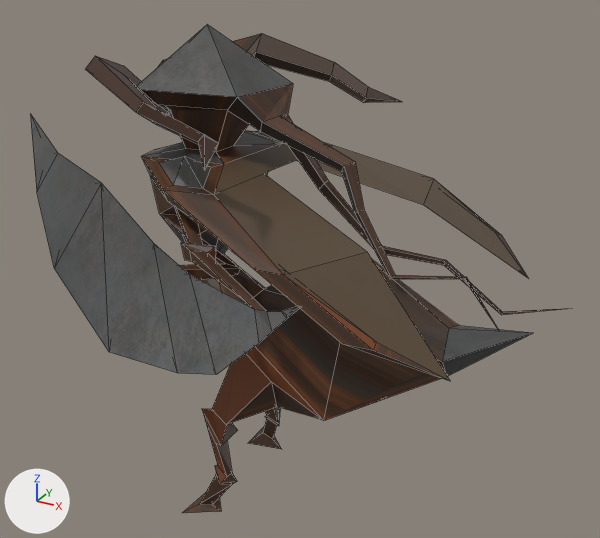
The Blender file FinalModels/LordMantisAutomaton.blend, before and after one commit.
Before and after are seen from a 50 mm lens placed at (2.53, -3.53, 3.24), pointed at (0.47, 0.23, 1.37). Arrows for +X, +Y and +Z are at lower left; the lights stay in place. Mesh edges are drawn as thin lines.
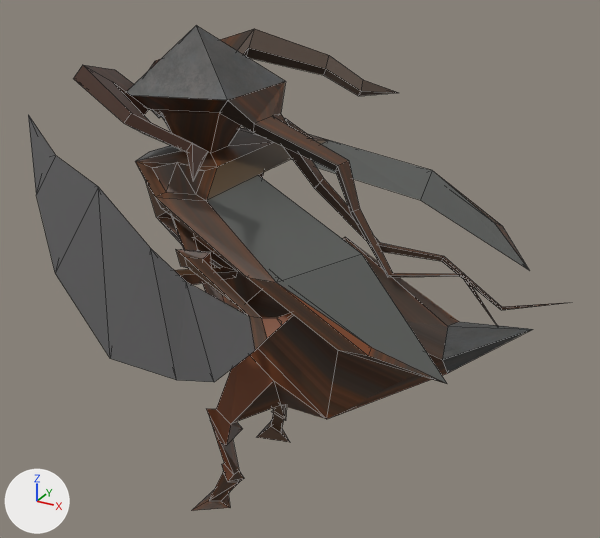
What differs and where, as boxes [x1, y1, x2, y2] in the pictures (600 x 538 px):
'Cone', recoloured, surface changed, moved, turned
    before: [30, 25, 568, 513]
    after: [28, 25, 562, 511]
part 1 of me_cone, recoloured
    before: [214, 174, 367, 275]
    after: [207, 175, 361, 282]
part 2 of me_cone, recoloured
    before: [296, 145, 433, 205]
    after: [312, 140, 432, 200]
part 3 of me_cone, recoloured
    before: [284, 252, 450, 381]
    after: [276, 254, 446, 383]
part 4 of me_cone, recoloured
    before: [423, 179, 528, 278]
    after: [420, 171, 529, 270]
part 5 of me_cone, recoloured (grey to brown)
    before: [145, 111, 299, 343]
    after: [136, 115, 312, 350]
part 6 of me_cone, surface changed
    before: [30, 113, 259, 375]
    after: [28, 115, 255, 382]

The change, as a list of edits to the scene's bpy script:
```text
Add mat_material_002:
    mat_material_002 = principled_material('Material.002')
    mat_material_002.texture = img_metal2_png  # with its transparency
Change me_cone:
    where me_cone.from_pydata(...)  # 308 vertices, 333 faces, 1 loose edge; spans x -1.78..1.97, y -1.01..0.97, z -0.34..2.36
    used by ob_cone; location = (-0.017, -0.049, 0.327); rotation_euler = (-0.0474, 0.0172, 0.00733), in degrees (-2.7, 1, 0.4)
    me_cone part 1: the 1 face centred in x 0.75, y -0.53, z 1.6 switches from mat_material (picture img_metal_png) to mat_material_002 (picture img_metal2_png)
    me_cone part 2: the 1 face centred in x 0.76, y 0.48, z 1.61 switches from mat_material (picture img_metal_png) to mat_material_002 (picture img_metal2_png)
    me_cone part 3: the 1 face centred in x 1.28, y -0.71, z 1.36 switches from mat_material (picture img_metal_png) to mat_material_002 (picture img_metal2_png)
    me_cone part 4: the 1 face centred in x 1.29, y 0.64, z 1.37 switches from mat_material (picture img_metal_png) to mat_material_002 (picture img_metal2_png)
    me_cone part 5: 34 of the faces centred in x -1.46..0.99, y -0.91..0.54, z 1.05..1.96 switch from mat_material2 (picture img_metal2_png) to mat_material (picture img_metal_png)
    me_cone part 6: texture (UV) coordinates of 6 of 333 faces, centred in x -1.41..0.72, y -0.89..0.19, z 1.12..1.46, changed; they spanned u 0.0..0.19, v 0.0..1.0 and now span u 0.98..0.98, v 0.32..0.32
    add me_cone.materials.append(mat_material_002)  # picture img_metal2_png
Change ob_cone:
    ob_cone.rotation_euler: (-0.0474, 0.0172, 0.00733) -> (0.0, 0.0, 0.0)  # degrees (-2.7, 1, 0.4) -> degrees (0, 0, 0)
    ob_cone.location: (-0.017, -0.049, 0.327) -> (0.0, 0.0, 0.325)
```
